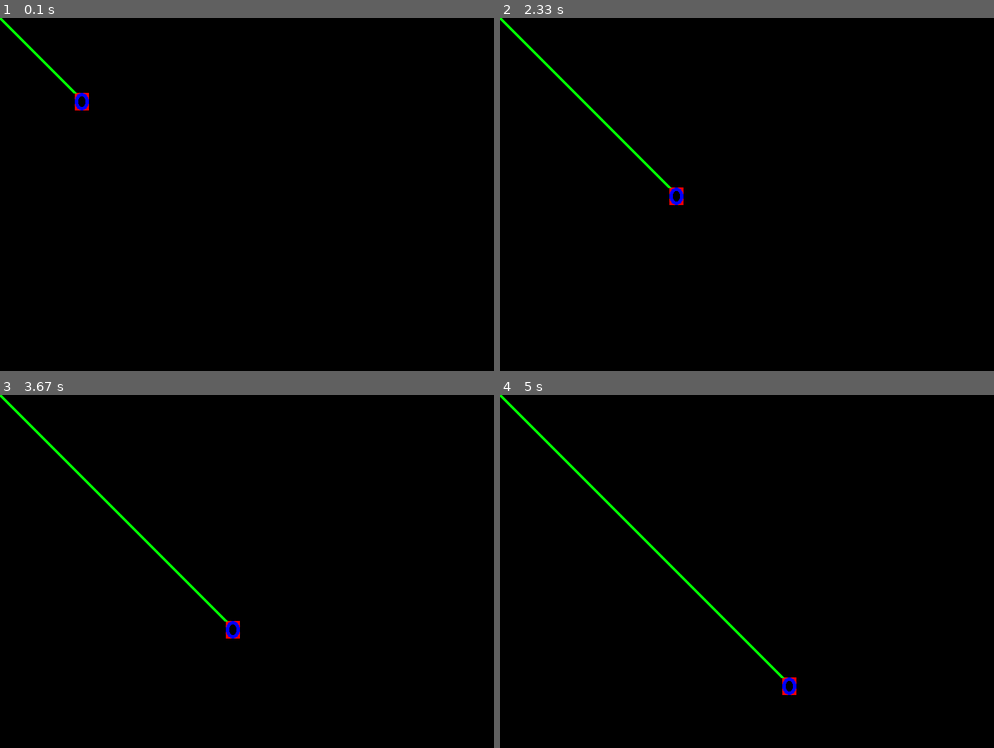
Above: before the commit, frames 1-4 (two rows, left to right).
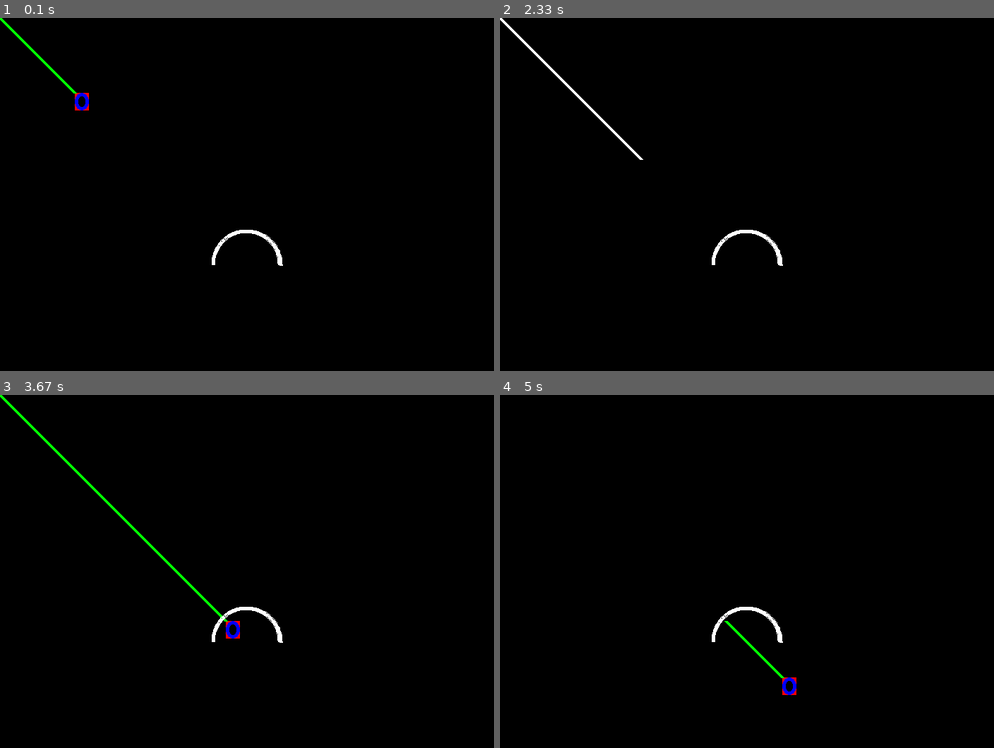
Above: after the commit, the same moments.

Repository: Eralnyt19/pygame1
Game: pygame game, started from geometry.py
The game is run twice, just before and just after one commit, with the same random seed, the same clock (stepped at 60 frames per second) and the same inputs.
Inputs:
- Up to frame 1 (0.1 s): no input
- Up to frame 2 (2.33 s): no input
- Up to frame 3 (3.67 s): no input
- Up to frame 4 (5 s): no input

The runs differ from the first frame. In frame 1, 0.2% of the frame differs, in the area x 42-58%, y 60-71%; in frame 2, 0.7%; in frame 3, 0.2%; in frame 4, 0.7%, in the area x 0-58%, y 0-71%.

Commit message:
more stuff

Diff:
--- a/geometry.py
+++ b/geometry.py
@@ -17,6 +17,9 @@
 GREEN = (0, 255, 0)
 BLUE = (0 , 0, 255)
 RED = (255, 0, 0)
+PI = 3.14
+line_s = 0
+line_e = 100
 
 pygame.init()
 
@@ -43,6 +46,30 @@
     offset += 1
     if offset == 400:
         offset = 0
+
+    if   120 < offset < 220:
+        red = BLACK
+        blue = BLACK
+        green = WHITE
+        line_s = 0
+        line_e = 200
+
+    elif offset > 220:
+        red = RED
+        blue = BLUE
+        green = GREEN
+        line_s = 320
+        line_e = 100 + offset
+
+    else:
+        red = RED
+        blue = BLUE
+        green = GREEN
+        line_s = 0
+        line_e = 100 + offset
+
+
+
     # --- Screen-clearing code goes here
 
     # Here, we clear the screen to white. Don't put other drawing commands
@@ -54,9 +81,10 @@
 
     # --- Drawing code should go here
     # ---- coordinates for upper left, hight, width
-    pygame.draw.rect(screen, RED, [100 + offset, 100 + offset, 20, 25], 5)
-    pygame.draw.ellipse(screen, BLUE, [100 + offset, 100 + offset, 20, 25], 5)
-    pygame.draw.line(screen, GREEN, [0,0], [100 + offset, 100 + offset], 5)
+    pygame.draw.rect(screen, red, [100 + offset, 100 + offset, 20, 25], 5)
+    pygame.draw.ellipse(screen, blue, [100 + offset, 100 + offset, 20, 25], 5)
+    pygame.draw.line(screen, green, [line_s,line_s], [line_e, line_e], 5)
+    pygame.draw.arc(screen, WHITE, [300, 300, 100, 100], 0, PI, 5)
     # --- Go ahead and update the screen with what we've drawn.
     pygame.display.flip()
 
